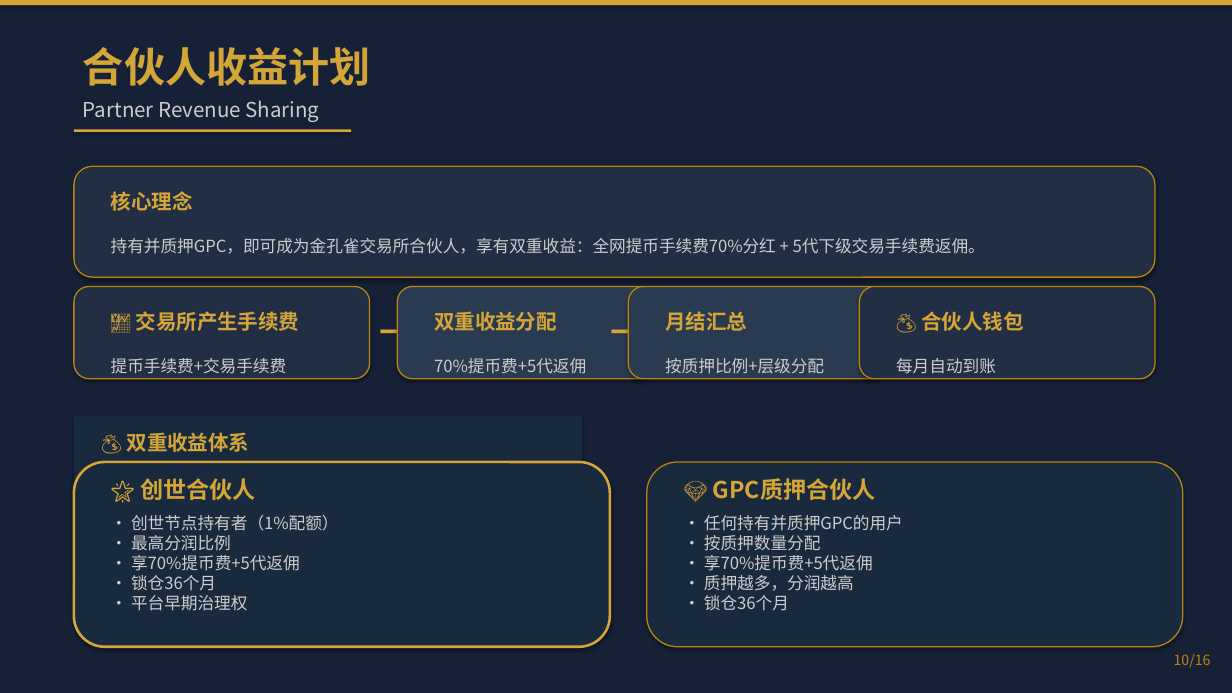
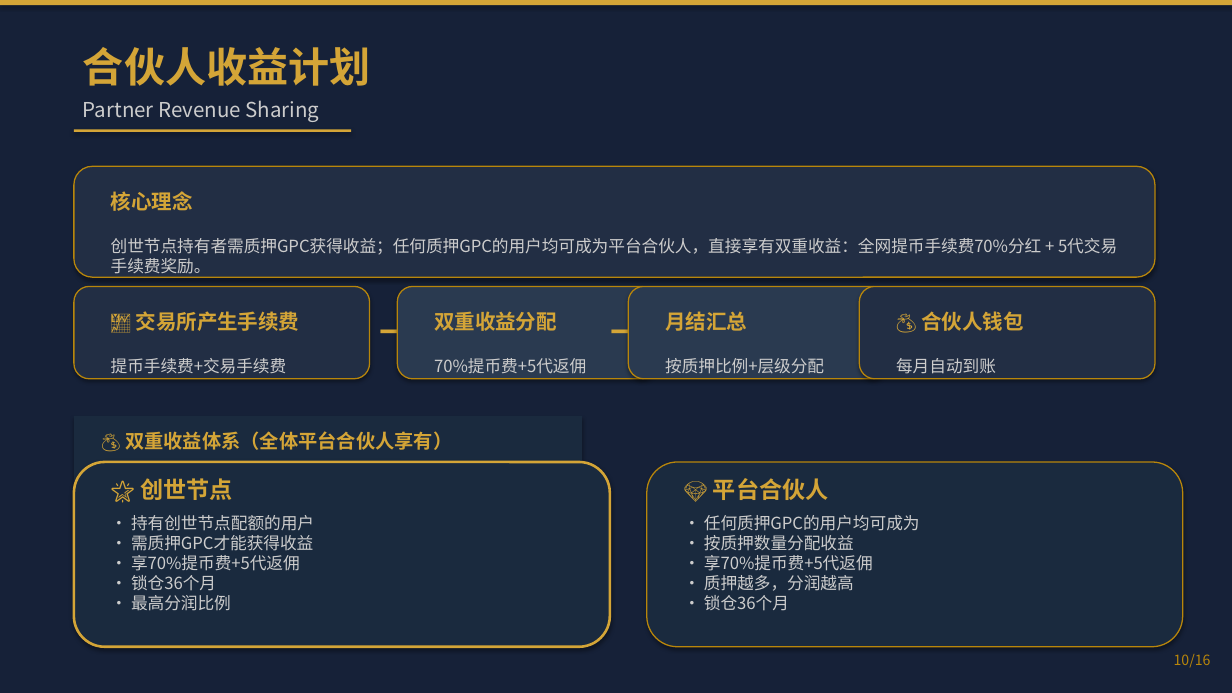
Before and after one commit to 7-Benson/golden-peacock-exchange, a slide deck: slide 10 of projects/金孔雀交易所PPT/金孔雀交易所_Golden_Peacock_Exchange.pptx. Drawn at 1232x693 pixels with LibreOffice and Linux fonts; fonts in the diff are those of the drawing. Boxes give left, top, right and bottom in pixels: in the first picture for what was removed or moved away, otherwise in the second. Text is boxed around its words. In the diff, an @@ line names an element or a change of style, - is before the commit and + after.

Commit message:
fix: 合伙人机制表述修正 — 创世节点需质押GPC才能获收益
- 创世节点持有者需质押GPC才能获得收益
- 平台合伙人为全体质押GPC用户，直接享70%提币费+5代返佣
- 两类角色锁仓均为36个月

```diff
--- a/projects/金孔雀交易所PPT/金孔雀交易所_Golden_Peacock_Exchange.pptx
+++ b/projects/金孔雀交易所PPT/金孔雀交易所_Golden_Peacock_Exchange.pptx
@@ text at [111,238,1042,255]: text changed @@
-持有并质押GPC，即可成为金孔雀交易所合伙人，享有双重收益：全网提币手续费70%分红 + 5代下级交易手续费返佣。
+创世节点持有者需质押GPC获得收益；任何质押GPC的用户均可成为平台合伙人，直接享有双重收益：全网提币手续费70%分红 + 5代交易手续费奖励。
@@ text at [125,431,452,450]: text changed; size 16 to 15 pt @@
-💰 双重收益体系
+💰 双重收益体系（全体平台合伙人享有）
@@ text at [140,478,232,500]: text changed @@
-🌟 创世合伙人
+🌟 创世节点
@@ text at [713,478,829,500]: text changed @@
-💎 GPC质押合伙人
+💎 平台合伙人
@@ text at [113,496,422,579]: text changed @@
-▸ 收益二：5代以内下级用户交易手续费返佣
-▸ 合伙人锁仓周期：36个月
-▸ 手续费结算方式：按月结算，自动到账
+▸ 收益二：5代以内下级用户交易手续费奖励
+▸ 创世节点与合伙人均锁仓36个月
+▸ 按月结算，自动到账
@@ text at [131,515,314,611]: text changed @@
-• 创世节点持有者（1%配额）
-• 最高分润比例
-• 享70%提币费+5代返佣
-• 锁仓36个月
-• 平台早期治理权
+• 持有创世节点配额的用户
+• 需质押GPC才能获得收益
+• 享70%提币费+5代返佣
+• 锁仓36个月
+• 最高分润比例
@@ text at [704,515,920,611]: text changed @@
-• 任何持有并质押GPC的用户
-• 按质押数量分配
-• 享70%提币费+5代返佣
-• 质押越多，分润越高
-• 锁仓36个月
+• 任何质押GPC的用户均可成为
+• 按质押数量分配收益
+• 享70%提币费+5代返佣
+• 质押越多，分润越高
+• 锁仓36个月
```
Also in this commit, not shown: 2 other files.
